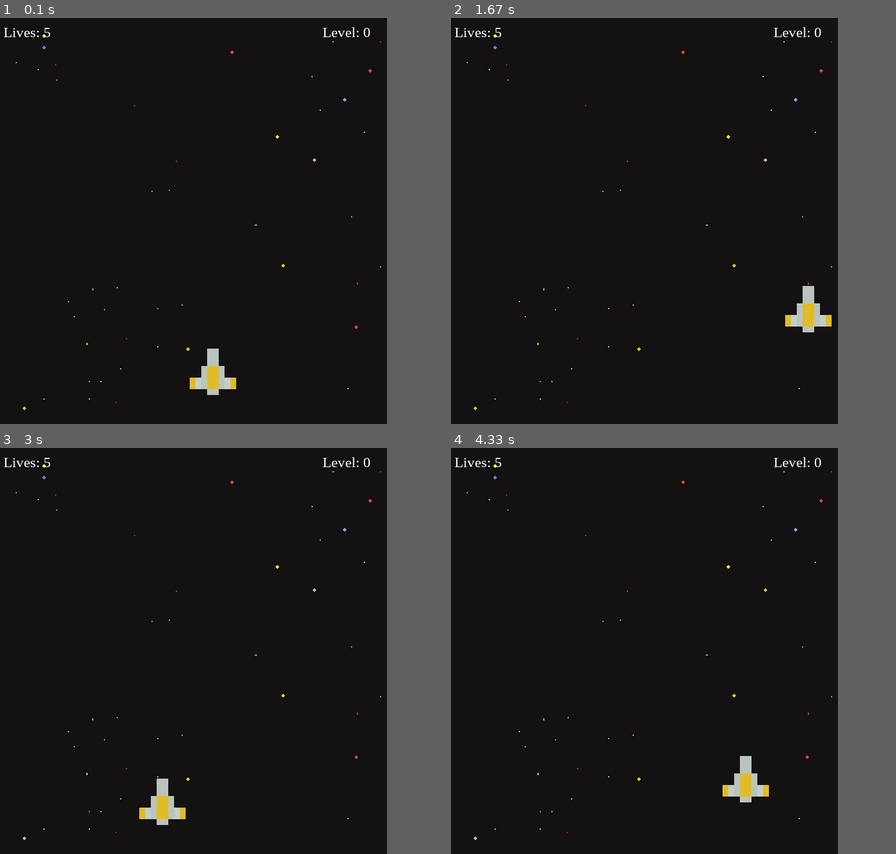
Above: before the commit, frames 1-4 (two rows, left to right).
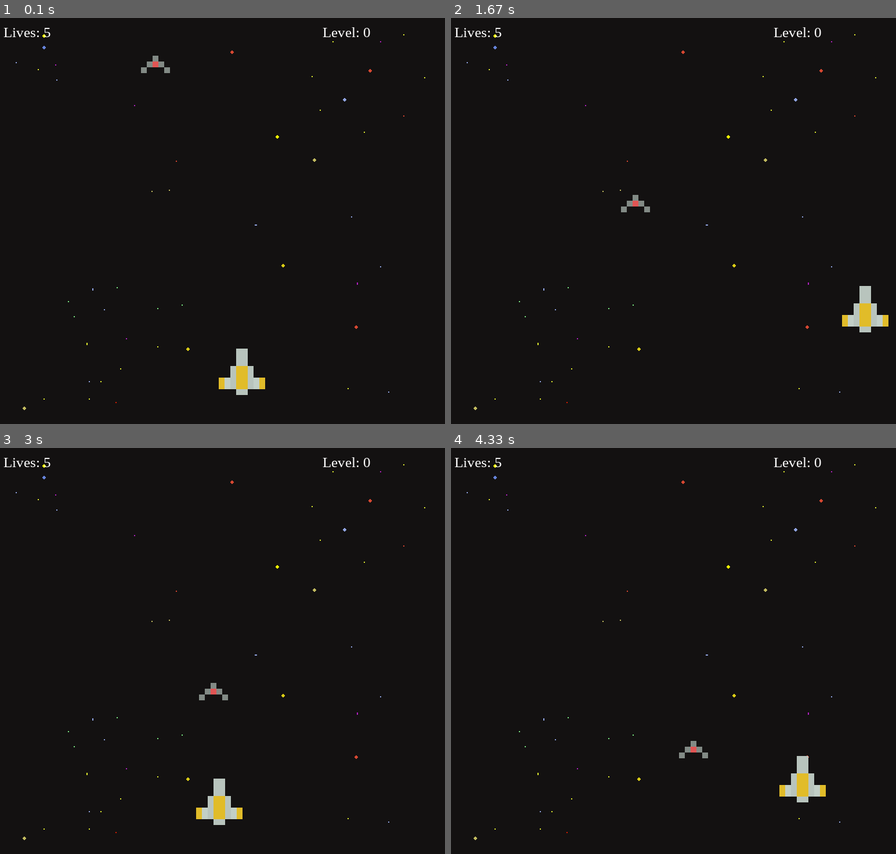
Above: after the commit, the same moments.

Repository: LeeHarry14202/PYGAME_Space_Invaders
Game: pygame game, started from main.py
Same seed, same stepped clock (60 frames per second), same inputs: the game is played once before the commit and once after it.
Inputs:
- Up to frame 1 (0.1 s): no input
- Up to frame 2 (1.67 s): hold Right 0.33-0.8 s; hold Up 0.83-1.13 s; hold Right 1.17-1.63 s
- Up to frame 3 (3 s): hold Left 1.67-2.2 s; hold Down 2.23-2.53 s; hold Left 2.57-2.97 s
- Up to frame 4 (4.33 s): hold Up 3-3.37 s; hold Right 3.4-4.03 s; hold Down from 4.07 s (still down)
In our replay, the window is 700x700 before the commit and 800x700 after it. These sizes can differ from the game's own. Grey fills any space a smaller window leaves; there, only what the larger window draws over its background counts as a difference.

The runs differ from the first frame. In frame 1, 1.2% of the frame differs, in the area x 31-96%, y 4-93%; in frame 2, 1.3%, in the area x 38-99%, y 4-93%; in frame 3, 1.3%; in frame 4, 1.3%.

Commit message:
Small update

Diff:
--- a/ENEMY.py
+++ b/ENEMY.py
@@ -1,10 +1,9 @@
 import pygame.mask
-
-import SHIP
+from SHIP import SHIP
 import WORLD
 
 
-class ENEMY(SHIP.SHIP):
+class ENEMY(SHIP):
     def __init__(self, x, y, color, health=100):
         super().__init__(x, y, health=100)
         COLOR_MAP = {
@@ -20,10 +19,14 @@
         self.VELOCITY = 1
         self.enemies = []
 
-    def draw(self, screen):
-        for enemy in self.enemies:
-            enemy.draw(screen)
+    # def draw(self, screen):
+    #     # for enemy in self.enemies:
+    #         enemy.draw.(screen)
 
     def move(self, vel):
-        self.VELOCITY = vel
-        self.y += self.VELOCITY
+        if self.y + self.VELOCITY < WORLD.SCREEN_HEIGHT:
+            self.VELOCITY = vel
+            self.y += self.VELOCITY
+        else:
+            self.x += 50
+            self.y = 0
--- a/PLAYER.py
+++ b/PLAYER.py
@@ -1,9 +1,9 @@
 import pygame
-import SHIP
+from SHIP import SHIP
 import WORLD
 
 
-class PLAYER(SHIP.SHIP):
+class PLAYER(SHIP):
     def __init__(self, x, y, health=100):
         super().__init__(x, y, health=100)
         self.ship_img = WORLD.load_image('./assets/pixel_ship_yellow.png')
--- a/WORLD.py
+++ b/WORLD.py
@@ -1,6 +1,6 @@
 import pygame
 
-SCREEN_WIDTH = 700
+SCREEN_WIDTH = 800
 SCREEN_HEIGHT = 700
 
 GAME_STATUS = True
--- a/main.py
+++ b/main.py
@@ -1,8 +1,8 @@
 import pygame
 import sys
-import ENEMY
+from ENEMY import ENEMY
 import WORLD
-import PLAYER
+from PLAYER import PLAYER
 
 pygame.init()
 
@@ -13,8 +13,8 @@
 background_img = pygame.transform.scale2x(background_img)
 
 # Object init
-player = PLAYER.PLAYER(WORLD.SCREEN_WIDTH / 2, WORLD.SCREEN_HEIGHT * (4 / 5))
-enemy = ENEMY.ENEMY(WORLD.SCREEN_WIDTH / 3, WORLD.SCREEN_HEIGHT / 3, "red")
+player = PLAYER(WORLD.SCREEN_WIDTH / 2, WORLD.SCREEN_HEIGHT * (4 / 5))
+enemy = ENEMY(WORLD.SCREEN_WIDTH / 3, 0, "red")
 
 
 def main():
@@ -36,9 +36,14 @@
         WORLD.display_text(screen, f"Lives: {player.lives}", 80, 10)
         WORLD.display_text(screen, f"Level: {WORLD.GAME_LEVEL}", 630, 10)
 
-        # Draw ship
+        # Draw player ship
         player.draw(screen)
         player.move(keys)
+
+        # Drww enemy ship
+        enemy.draw(screen)
+        enemy.VELOCITY = 5
+        enemy.move(enemy.VELOCITY)
 
         pygame.display.update()
         WORLD.clock.tick(WORLD.FPS)
